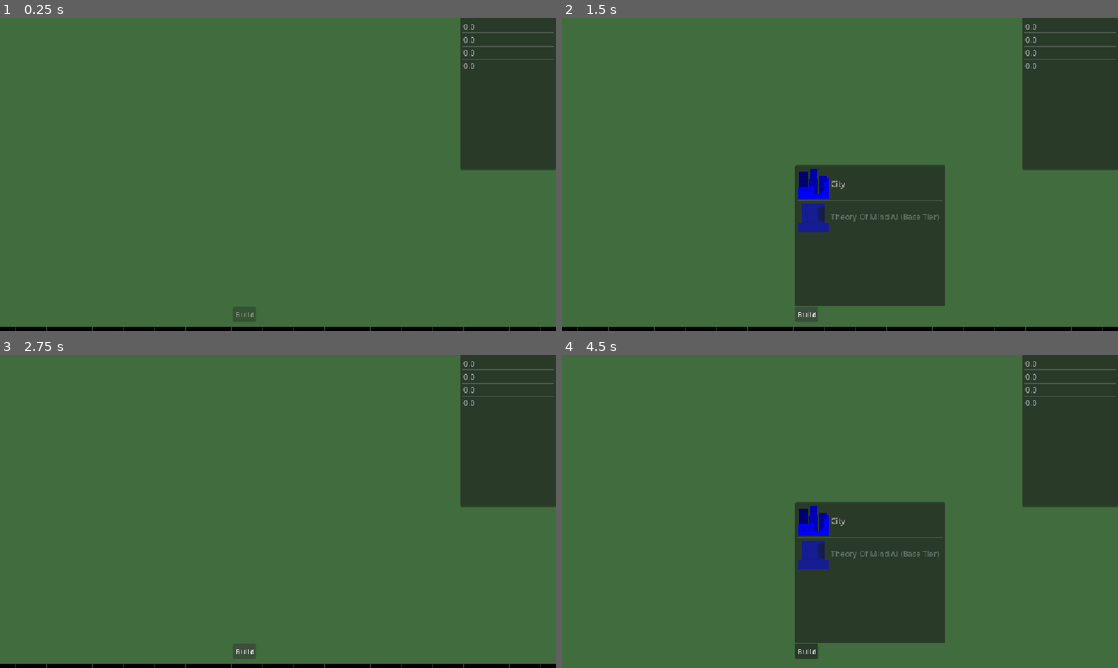
Above: before the commit, frames 1-4 (two rows, left to right).
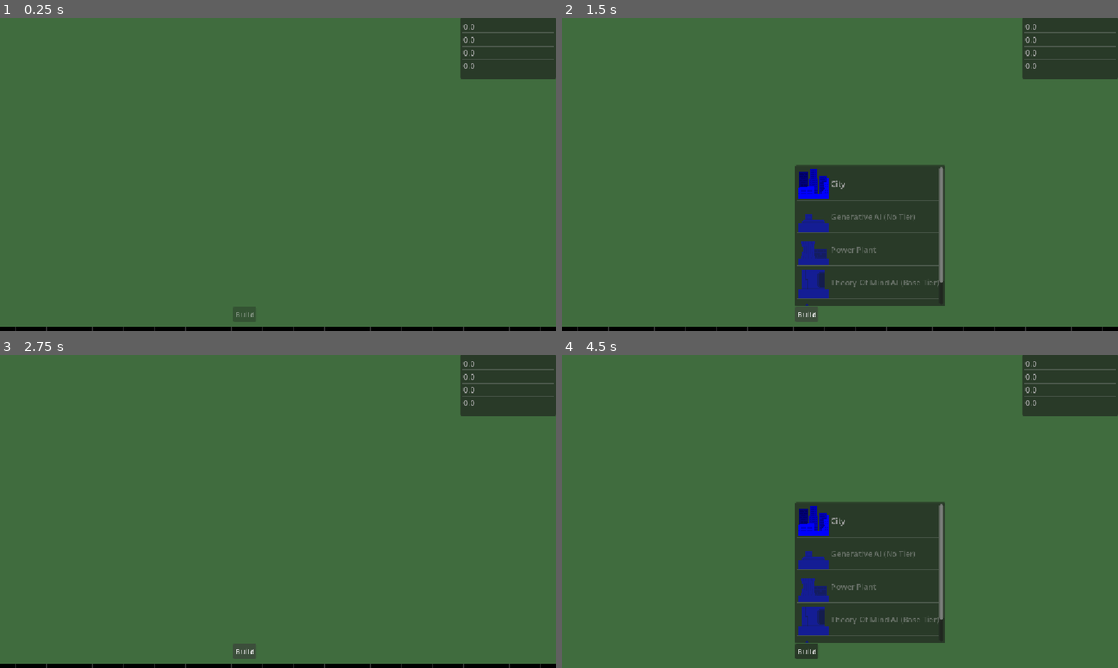
Above: after the commit, the same moments.

Repository: CarlinoCalogero/architect-of-intelligence-board-game
Game: Godot game, scene res://levels/board.tscn
Same seed, same stepped clock (60 frames per second), same inputs: the game is played once before the commit and once after it.
Inputs (mouse positions are in pixels of both pictures, inside the frame that each line leads up to):
- Up to frame 1 (0.25 s): no input
- Up to frame 2 (1.5 s): tap Enter at 0.5 s; move the mouse to (962, 158) at 0.52 s; press the mouse at (962, 158) at 0.53 s; release the mouse at (962, 158) at 1.25 s; click "Build" at 1.25 s
- Up to frame 3 (2.75 s): click "Build" at 2 s
- Up to frame 4 (4.5 s): click "Build" at 2.75 s; tap Space at 3.5 s; move the mouse to (728, 527) at 3.52 s; tap Mouse wheel down (scroll_down) at 3.6 s; click (728, 527) at 3.67 s; tap Enter at 4.25 s; move the mouse to (895, 442) at 4.27 s; hold Mouse wheel up (scroll_up) from 4.28 s (still down); click (895, 442) at 4.42 s

The runs differ from the first frame. In frame 1, 5.0% of the frame differs, in the area x 82-100%, y 19-49%; in frame 2, 6.8%, in the area x 42-100%, y 19-92%; in frame 3, 5.0%; in frame 4, 6.8%.

Commit message:
implemented setup phase until generative ai placement

Diff:
--- /dev/null
+++ b/definitions/structure_resources/generative_ai_no_tier.tres
@@ -0,0 +1,12 @@
+[gd_resource type="Resource" script_class="StructureResource" format=3 uid="uid://cpqr0w0frd8mf"]
+
+[ext_resource type="Script" uid="uid://wmvrr6eojje1" path="res://domain/transaction.gd" id="1_8pojp"]
+[ext_resource type="Script" uid="uid://dsgv5s4ki0om6" path="res://domain/structure_resource.gd" id="2_lahfj"]
+[ext_resource type="Texture2D" uid="uid://c7ytwllm1dwyq" path="res://sprites/meeples/generative_ai_no_tier.png" id="3_lahfj"]
+
+[resource]
+script = ExtResource("2_lahfj")
+name = "Generative AI (No Tier)"
+texture = ExtResource("3_lahfj")
+building_limit_amount = 1
+metadata/_custom_type_script = "uid://dsgv5s4ki0om6"
--- /dev/null
+++ b/definitions/structure_resources/power_plant.tres
@@ -0,0 +1,11 @@
+[gd_resource type="Resource" script_class="StructureResource" format=3 uid="uid://riyopulaq4d8"]
+
+[ext_resource type="Script" uid="uid://wmvrr6eojje1" path="res://domain/transaction.gd" id="1_4u74s"]
+[ext_resource type="Script" uid="uid://dsgv5s4ki0om6" path="res://domain/structure_resource.gd" id="2_malce"]
+[ext_resource type="Texture2D" uid="uid://bd8yqo1b7b5v8" path="res://sprites/meeples/power_plant.png" id="3_malce"]
+
+[resource]
+script = ExtResource("2_malce")
+name = "Power Plant"
+texture = ExtResource("3_malce")
+metadata/_custom_type_script = "uid://dsgv5s4ki0om6"
--- /dev/null
+++ b/definitions/structure_resources/water_treatment_plant.tres
@@ -0,0 +1,11 @@
+[gd_resource type="Resource" script_class="StructureResource" format=3 uid="uid://dwgjxk7352pen"]
+
+[ext_resource type="Script" uid="uid://wmvrr6eojje1" path="res://domain/transaction.gd" id="1_cdu10"]
+[ext_resource type="Script" uid="uid://dsgv5s4ki0om6" path="res://domain/structure_resource.gd" id="2_c1d7v"]
+[ext_resource type="Texture2D" uid="uid://bq2j3701eyief" path="res://sprites/meeples/water_treatment_plant.png" id="3_c1d7v"]
+
+[resource]
+script = ExtResource("2_c1d7v")
+name = "Water Treatment Plant"
+texture = ExtResource("3_c1d7v")
+metadata/_custom_type_script = "uid://dsgv5s4ki0om6"
--- a/managers/game_manager.gd
+++ b/managers/game_manager.gd
@@ -18,6 +18,10 @@
 
 enum SetupTurnPhaseSubphases {
 	CITY_BUILDING,
+	FIRST_PLANT_BUILDING,
+	SECOND_PLANT_BUILDING,
+	GENERATIVE_AI_BUILDING,
+	RESOURCE_EARNINGS
 }
 
 const GAME_DEFINITION_RESOURCE: Resource = preload("uid://dso50mfa3p71h")
@@ -25,6 +29,9 @@
 const GAME_STATE_MANAGER: Resource = preload("uid://bh1pyslmu1ara")
 # -- STRUCTURE RESOURCES
 const CITY_STRUCTURE_RESOURCE: StructureResource = preload("uid://l2bs1modugmn")
+const POWER_PLANT_STRUCTURE_RESOURCE: StructureResource = preload("uid://riyopulaq4d8")
+const WATER_TREATMENT_PLANT_STRUCTURE_RESOURCE: StructureResource = preload("uid://dwgjxk7352pen")
+const GENERATIVE_AI_NO_TIER_STRUCTURE_RESOURCE: StructureResource = preload("uid://cpqr0w0frd8mf")
 
 var local_player_index: int = 0 # The actual player playing locally on the machine
 var current_player_index: int = -1 # Must start at -1
@@ -105,23 +112,52 @@
 
 	match current_setup_turn_phase_subphases:
 		SetupTurnPhaseSubphases.CITY_BUILDING:
-			_current_setup_turn_phase_player_city_building_subphases()
+			_current_setup_turn_phase_city_building_subphases()
+			return
+
+		SetupTurnPhaseSubphases.FIRST_PLANT_BUILDING:
+			_current_setup_turn_phase_first_plant_building_subphases()
+			return
+
+		SetupTurnPhaseSubphases.SECOND_PLANT_BUILDING:
+			_current_setup_turn_phase_second_plant_building_subphases()
+			return
+
+		SetupTurnPhaseSubphases.GENERATIVE_AI_BUILDING:
+			_current_setup_turn_phase_generative_ai_no_tier_building_subphases()
+			return
+
+		SetupTurnPhaseSubphases.RESOURCE_EARNINGS:
 			return
 
 	# Deal cards, spawn pieces, etc.
 	# When finished, move to the next phase:
 	_change_phase(GamePhase.PLAYER_TURN)
 
-func _current_setup_turn_phase_player_city_building_subphases():
-
+func _current_setup_turn_phase_city_building_subphases():
+	_setup_turn_phase_building_subphase([CITY_STRUCTURE_RESOURCE.name], CITY_STRUCTURE_RESOURCE)
+
+func _current_setup_turn_phase_first_plant_building_subphases():
+	_setup_turn_phase_building_subphase([POWER_PLANT_STRUCTURE_RESOURCE.name, WATER_TREATMENT_PLANT_STRUCTURE_RESOURCE.name], [POWER_PLANT_STRUCTURE_RESOURCE, WATER_TREATMENT_PLANT_STRUCTURE_RESOURCE].pick_random(), "Plant")
+
+func _current_setup_turn_phase_second_plant_building_subphases():
+	var last_player_built_structure: StructureResource = game_state_manager.get_player_last_built_structure_type(current_player_index)
+	var structure_to_be_built: StructureResource = POWER_PLANT_STRUCTURE_RESOURCE
+	if POWER_PLANT_STRUCTURE_RESOURCE.name == last_player_built_structure.name:
+		structure_to_be_built = WATER_TREATMENT_PLANT_STRUCTURE_RESOURCE
+	_setup_turn_phase_building_subphase([structure_to_be_built.name], structure_to_be_built)
+
+func _current_setup_turn_phase_generative_ai_no_tier_building_subphases():
+	_setup_turn_phase_building_subphase([GENERATIVE_AI_NO_TIER_STRUCTURE_RESOURCE.name], GENERATIVE_AI_NO_TIER_STRUCTURE_RESOURCE)
+
+func _setup_turn_phase_building_subphase(whitelisted_structures: Array[String], cpu_player_structure_resource_to_be_built: StructureResource, text_log: String = cpu_player_structure_resource_to_be_built.name):
 	if current_player_index == local_player_index:
-		print("Waiting for local player to build a City...")
-		var whitelisted_cities: Array[String] = [CITY_STRUCTURE_RESOURCE.name]
-		emit_signal("buidable_structure_disabled", whitelisted_cities)
+		print("Waiting for local player to build a [", text_log, "]...")
+		emit_signal("buidable_structure_disabled", whitelisted_structures)
 		emit_signal("local_player_turn_started")
 	else:
-		print("[", get_current_player_color().name, "] is placing a City, please wait...")
-		cpu_player_manager.cpu_player_builds_structure(current_player_index, CITY_STRUCTURE_RESOURCE)
+		print("[", get_current_player_color().name, "] is placing a  [", text_log, "], please wait...")
+		cpu_player_manager.cpu_player_builds_structure(current_player_index, cpu_player_structure_resource_to_be_built)
 
 func new_game(number_of_players: int = 4):
 	if number_of_players > game_definition.get_max_number_of_players():
@@ -141,12 +177,28 @@
 
 	if current_state == GamePhase.SETUP_TURN:
 		match current_setup_turn_phase_subphases:
-
 			SetupTurnPhaseSubphases.CITY_BUILDING:
-				if current_player_index == local_player_index:
-					emit_signal("local_player_turn_ended")
-				_setup_turn_phase()
-				return
+				_on_structure_built_next_setup_turn_phase(SetupTurnPhaseSubphases.FIRST_PLANT_BUILDING)
+				return
+
+			SetupTurnPhaseSubphases.FIRST_PLANT_BUILDING:
+				_on_structure_built_next_setup_turn_phase(SetupTurnPhaseSubphases.SECOND_PLANT_BUILDING)
+				return
+
+			SetupTurnPhaseSubphases.SECOND_PLANT_BUILDING:
+				_on_structure_built_next_setup_turn_phase(SetupTurnPhaseSubphases.GENERATIVE_AI_BUILDING)
+				return
+
+			SetupTurnPhaseSubphases.GENERATIVE_AI_BUILDING:
+				_on_structure_built_next_setup_turn_phase(SetupTurnPhaseSubphases.RESOURCE_EARNINGS)
+				return
+
+func _on_structure_built_next_setup_turn_phase(next_phase: SetupTurnPhaseSubphases):
+	if current_player_index == local_player_index:
+		emit_signal("local_player_turn_ended")
+	elif current_player_index == game_state_manager.get_number_of_players() - 1:
+		current_setup_turn_phase_subphases = next_phase
+	_setup_turn_phase()
 
 func _on_current_game_resource_changed(game_resource_key: String, new_value: float):
 	emit_signal("game_resource_changed", game_resource_key, new_value)
--- a/managers/game_state_manager.gd
+++ b/managers/game_state_manager.gd
@@ -23,6 +23,9 @@
 func get_player_resources(player_index: int) -> Dictionary[String, float]:
 	return players[player_index].get_game_resources()
 
+func get_player_last_built_structure_type(player_index: int) -> StructureResource:
+	return players[player_index].get_last_built_structure_type()
+
 func update_player_resource(player_index: int, game_resource_key: String, value: float) -> void:
 	var new_value: float = players[player_index].update_game_resource(game_resource_key, value)
 	emit_signal("current_game_resource_changed", game_resource_key, new_value)
--- a/managers/player_state_manager.gd
+++ b/managers/player_state_manager.gd
@@ -4,6 +4,7 @@
 var player_color: PlayerColorResource
 var player_resources: Dictionary[String, float]
 var built_structures_type_tracker: Dictionary = {}
+var last_built_structure_type: StructureResource
 
 func _init(new_player_color: PlayerColorResource, game_resources_list: Array[GameResource]):
 	player_color = new_player_color
@@ -19,10 +20,15 @@
 func get_game_resources() -> Dictionary[String, float]:
 	return player_resources
 
+func get_last_built_structure_type() -> StructureResource:
+	return last_built_structure_type
+
 # -- UTILITY FUNCTIONS
 
 # If return is true player has built the maximum number of this type structure
 func check_if_player_has_built_all_structures_of_type(structure: StructureResource) -> bool:
+	last_built_structure_type = structure
+
 	if structure.building_limit_amount > 0:
 		if not built_structures_type_tracker.has(structure.name):
 			built_structures_type_tracker[structure.name] = 0
--- a/system/build_utility.gd
+++ b/system/build_utility.gd
@@ -50,8 +50,7 @@
 
 func set_buildable_structure_subset(structure_keys: Array[String]):
 	for available_structure_key in current_buildable_structures:
-		if not structure_keys.has(available_structure_key):
-			item_list.set_item_disabled(current_buildable_structures[available_structure_key], true)
+		item_list.set_item_disabled(current_buildable_structures[available_structure_key], not structure_keys.has(available_structure_key))
 
 func _reset():
 	last_built_item_index = -1
--- a/system/game_resources_utility.tscn
+++ b/system/game_resources_utility.tscn
@@ -19,6 +19,6 @@
 anchor_left = 1.0
 anchor_right = 1.0
 offset_left = -198.0
-offset_bottom = 314.0
+offset_bottom = 126.0
 grow_horizontal = 0
 fixed_icon_size = Vector2i(64, 64)
